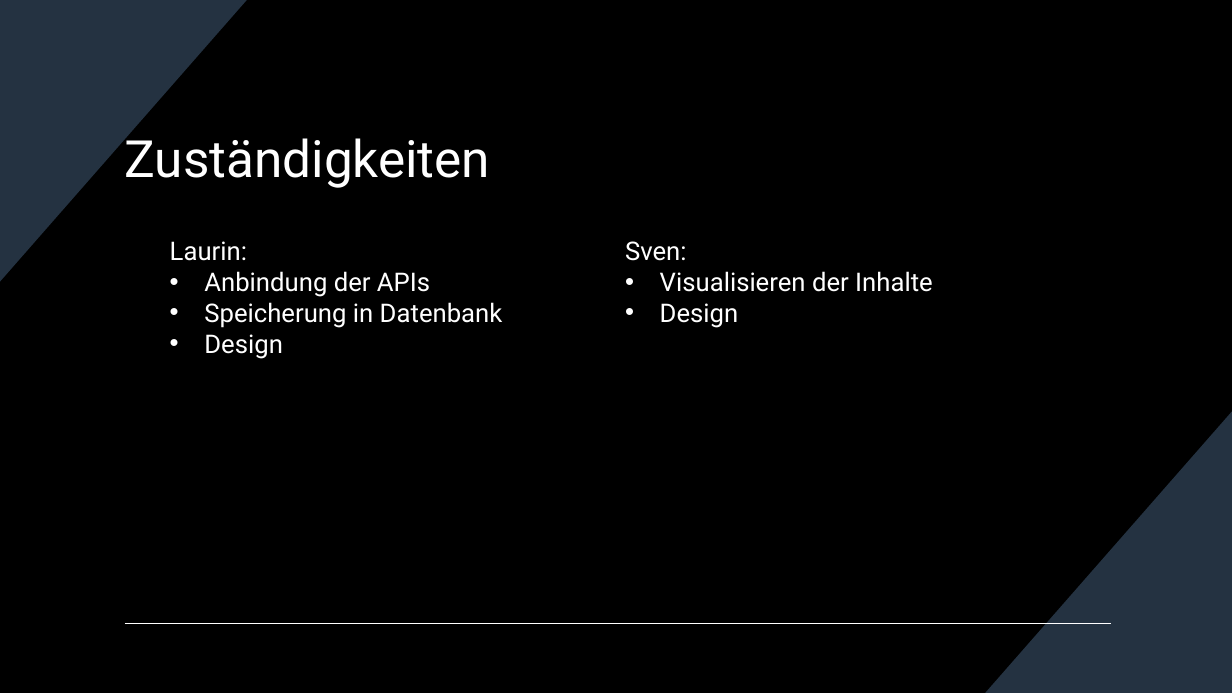
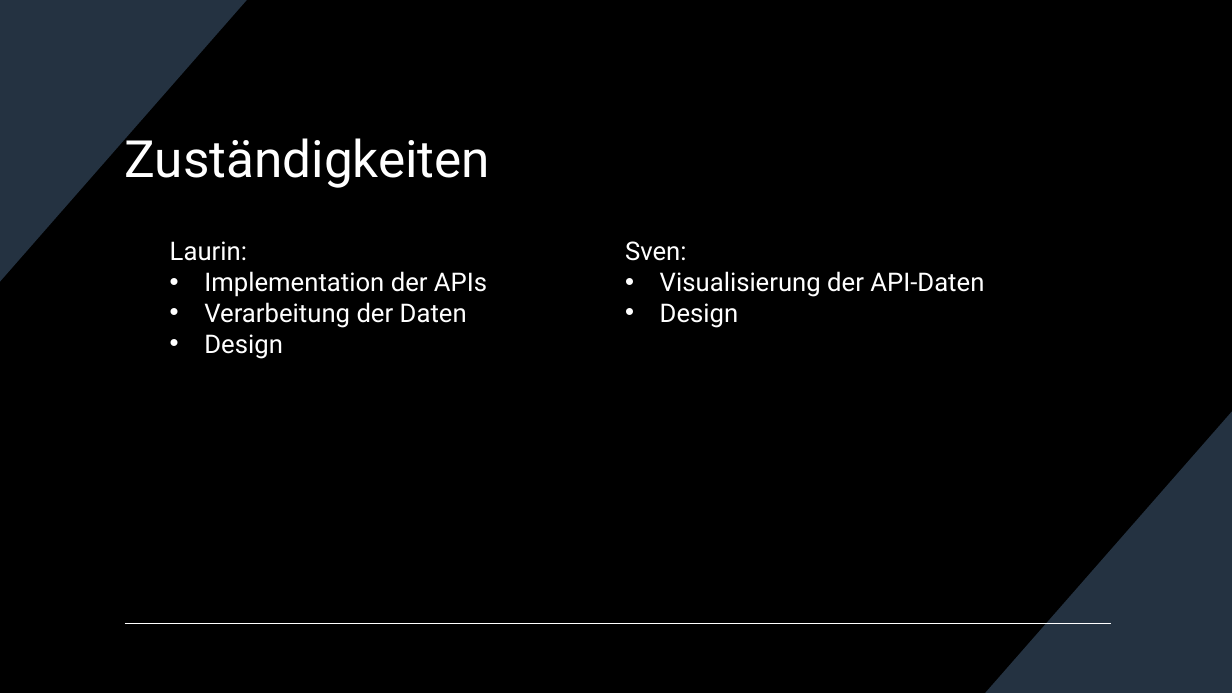
Before and after one commit to AaloFanaa/htldo5_swp, a slide deck: slide 4 of ScreenTale/Projektmanagement/Projekt Präsentationen/ScreenTale Zwischenpräsentation _14_02_2024.pptx. Drawn at 1232x693 pixels with LibreOffice and Linux fonts; fonts in the diff are those of the drawing. Boxes give left, top, right and bottom in pixels: in the first picture for what was removed or moved away, otherwise in the second. Text is boxed around its words. In the diff, an @@ line names an element or a change of style, - is before the commit and + after.

Commit message:
Update

```diff
--- a/ScreenTale/Projektmanagement/Projekt Präsentationen/ScreenTale Zwischenpräsentation _14_02_2024.pptx
+++ b/ScreenTale/Projektmanagement/Projekt Präsentationen/ScreenTale Zwischenpräsentation _14_02_2024.pptx
@@ text at (204, 271, 487, 328): text changed @@
-• Anbindung der APIs
-• Speicherung in Datenbank
+• Implementation der APIs
+• Verarbeitung der Daten
@@ text at (660, 271, 984, 297): text changed @@
-• Visualisieren der Inhalte
+• Visualisierung der API-Daten
```
